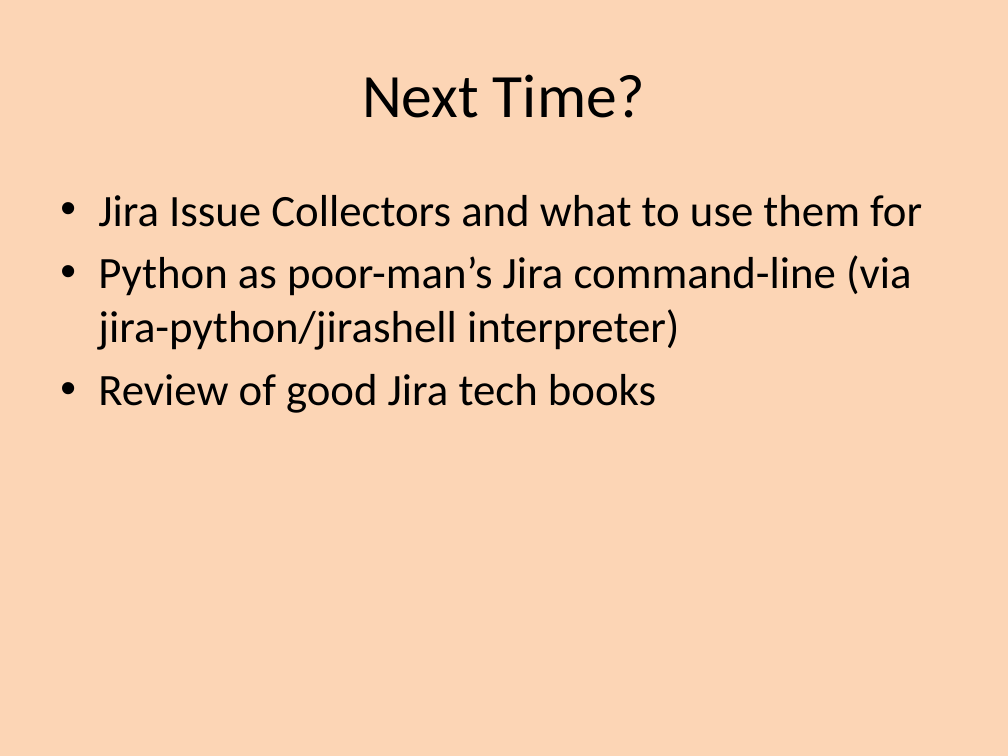
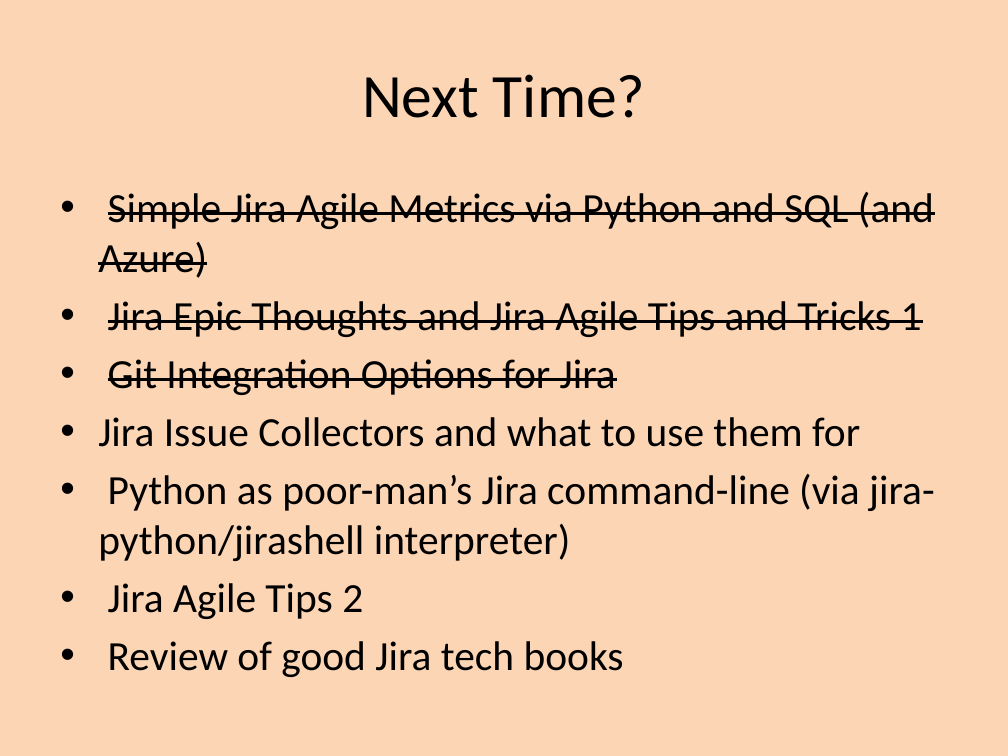
Before and after one commit to bobk/jirapresentations, a slide deck: slide 10 of Git Integration Options for Jira.pptx (slide 11 before the commit). Drawn at 1008x756 pixels with LibreOffice and Linux fonts; fonts in the diff are those of the drawing. Boxes give left, top, right and bottom in pixels: in the first picture for what was removed or moved away, otherwise in the second. Text is boxed around its words. In the diff, an @@ line names an element or a change of style, - is before the commit and + after.

```diff
--- a/Git Integration Options for Jira.pptx
+++ b/Git Integration Options for Jira.pptx
@@ text at box(98, 192, 934, 395): paragraphs added @@
+• Simple Jira Agile Metrics via Python and SQL (and Azure)
+• Jira Epic Thoughts and Jira Agile Tips and Tricks 1
+• Git Integration Options for Jira
@@ text at box(98, 417, 935, 677): size 32 to 29.6 pt in "Jira Issue Collectors and what to use ...", "Python as poor-man’s Jira command-line (via jira-python/jira ...", "Review of good Jira tech books" @@
@@ text at box(108, 583, 363, 619): paragraph added @@
+• Jira Agile Tips 2
```
Also in this commit, not shown: 8 other slides changed, 1 slide added, 1 slide removed.
